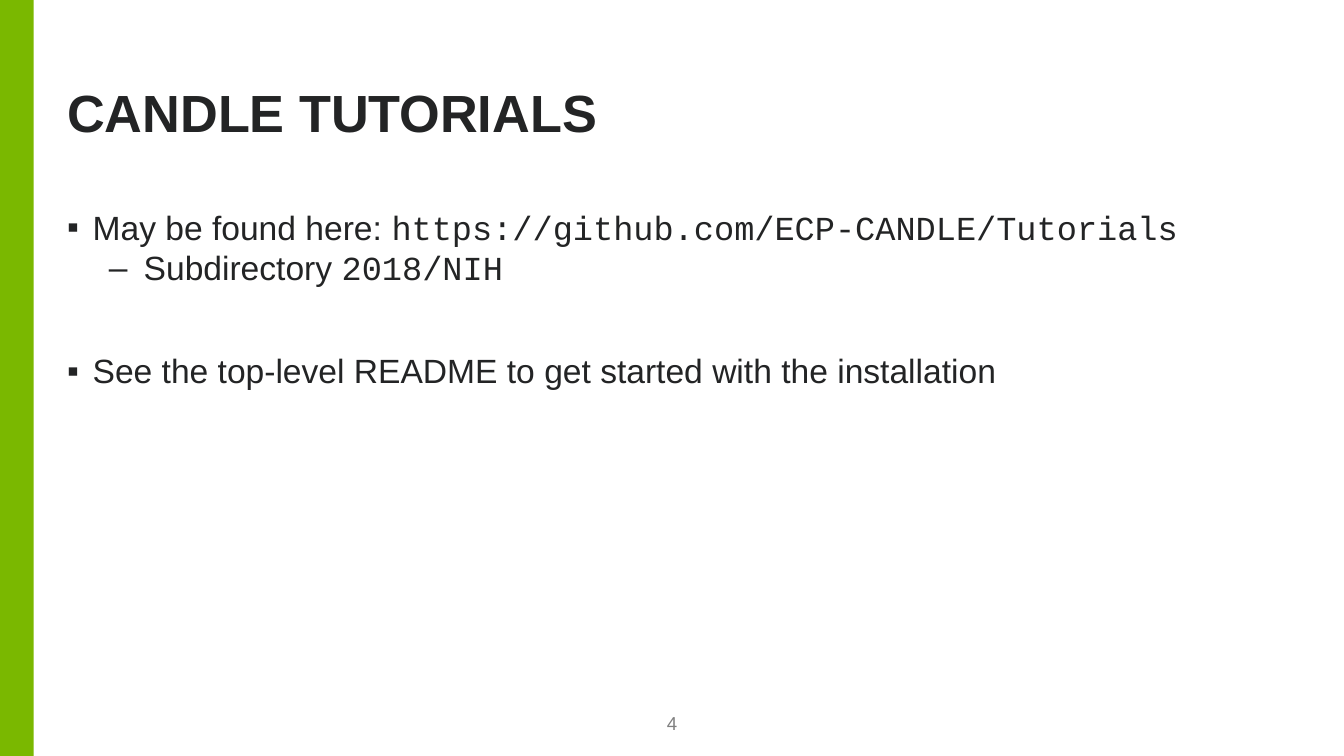
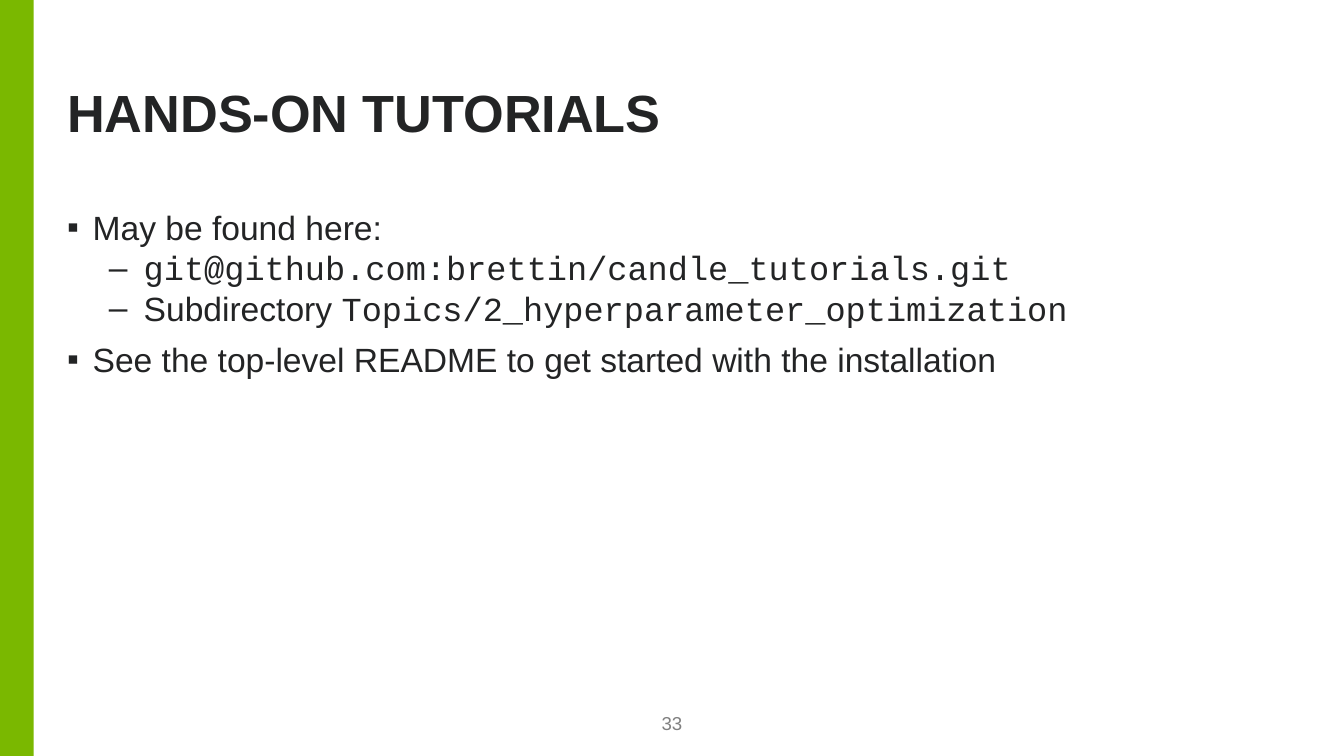
Before and after one commit to brettin/candle_tutorials, a slide deck: slide 33 of Topics/2_hyperparameter_optimization/hpo.pptx (slide 4 before the commit). Drawn at 1344x756 pixels with LibreOffice and Linux fonts; fonts in the diff are those of the drawing; background and template pictures are left out. Boxes give left, top, right and bottom in pixels: in the first picture for what was removed or moved away, otherwise in the second. Text is boxed around its words. In the diff, an @@ line names an element or a change of style, - is before the commit and + after.

```diff
--- a/Topics/2_hyperparameter_optimization/hpo.pptx
+++ b/Topics/2_hyperparameter_optimization/hpo.pptx
@@ title at (67,95,661,133): text changed @@
-CANDLE TUTORIALS
+HANDS-ON TUTORIALS
@@ text at (93,215,1068,328): text changed @@
-▪ May be found here: https://github.com/ECP-CANDLE/Tutorials
-  – Subdirectory 2018/NIH
+▪ May be found here:
+  – git@github.com:brettin/candle_tutorials.git
+  – Subdirectory Topics/2_hyperparameter_optimization
@@ page number at (662,717,683,730): text changed @@
-4
+33
```
Also in this commit, not shown: 2 other slides changed, 21 slides removed.
